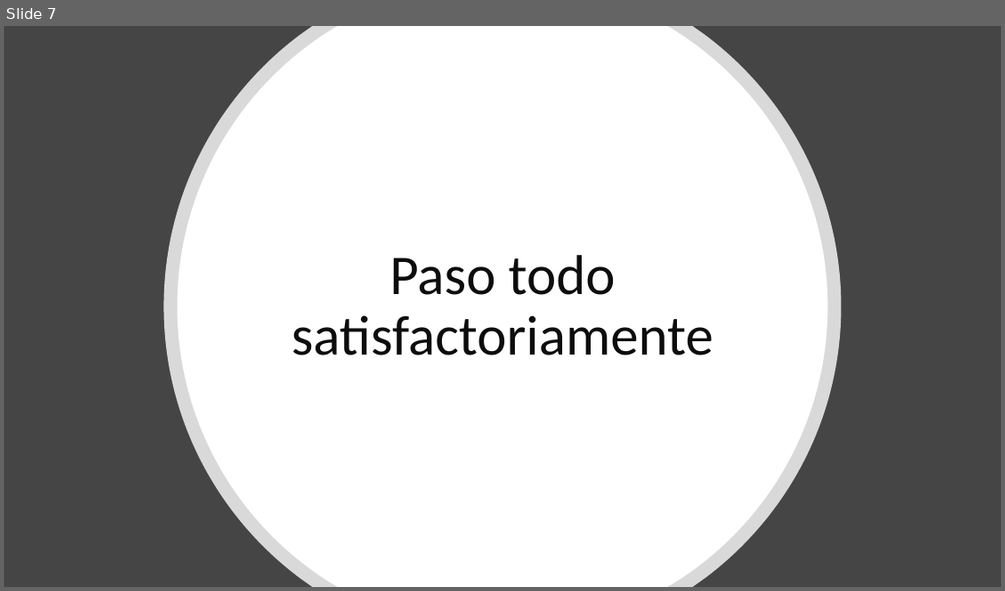
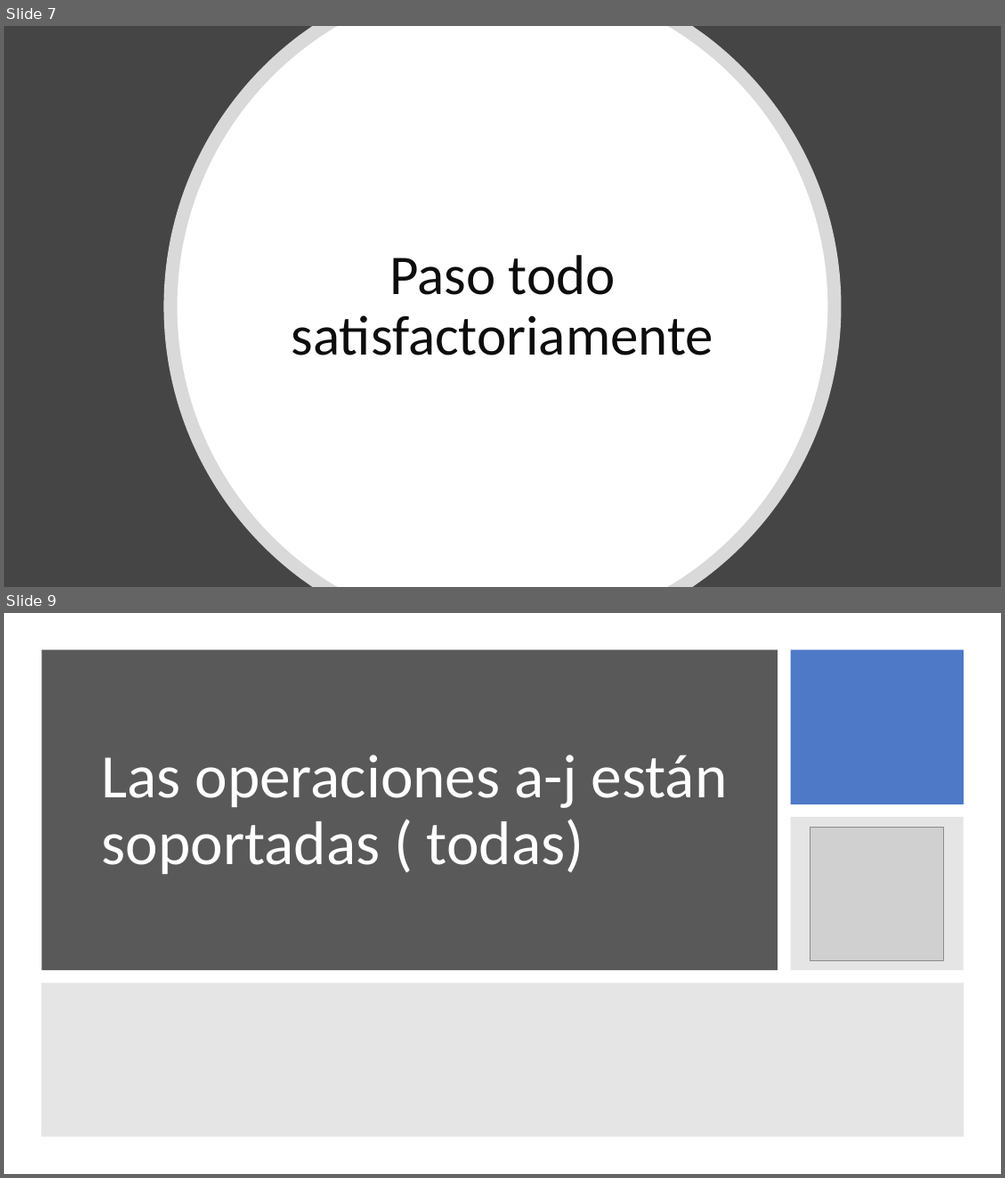
Before and after one commit to DavidCorzo/EstructuraDeDatos, a slide deck: ArrayStack/Video.pptx. Shown one above the other, each under a label of ours: slide 7 before the commit, slides 7 and 9 after it; the slides between them are not shown. The pictures are 1005x591 and 1005x1178 pixels, drawn with LibreOffice and Linux fonts; fonts in the diff are those of the drawing; grey boxes stand for pictures. Boxes give left, top, right and bottom in pixels: in the first picture for what was removed or moved away, otherwise in the second. Text is boxed around its words. In the diff, an @@ line names an element or a change of style, - is before the commit and + after.

```diff
--- a/ArrayStack/Video.pptx
+++ b/ArrayStack/Video.pptx
@@ slide 9 added at (4,613,1001,1174), background #FFFFFF @@
@@ rectangle added at (42,649,778,970), fill #595959 @@
@@ rectangle added at (791,649,963,804), fill #4472C4 at 95% opacity @@
@@ title added at (101,755,728,874), 59.4 pt, text #FFFFFF @@
+Las operaciones a-j están soportadas ( todas)
@@ rectangle added at (791,817,963,970), fill #7F7F7F at 20% opacity @@
@@ picture added at (810,827,944,961) @@
@@ rectangle added at (41,982,963,1135), fill #7F7F7F at 20% opacity @@
```
Also in this commit, not shown: 1 other slide added, 5 other files.
